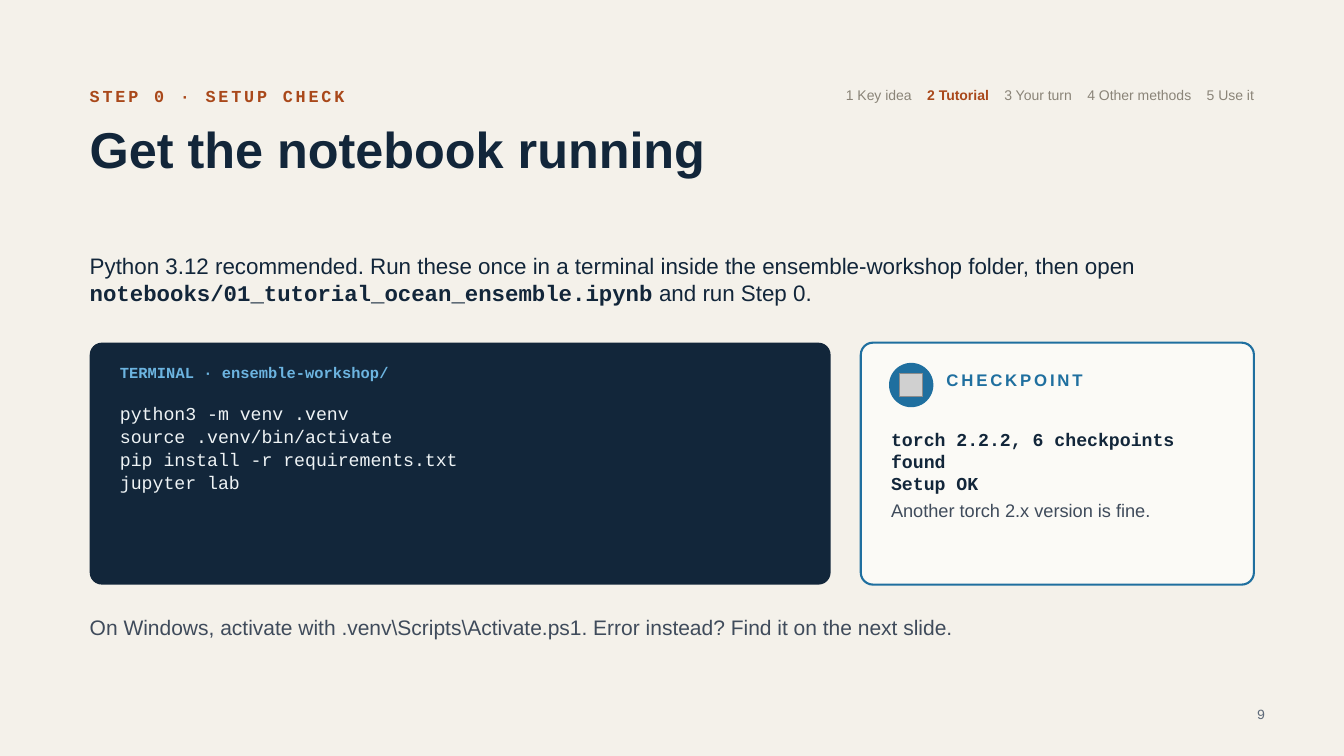
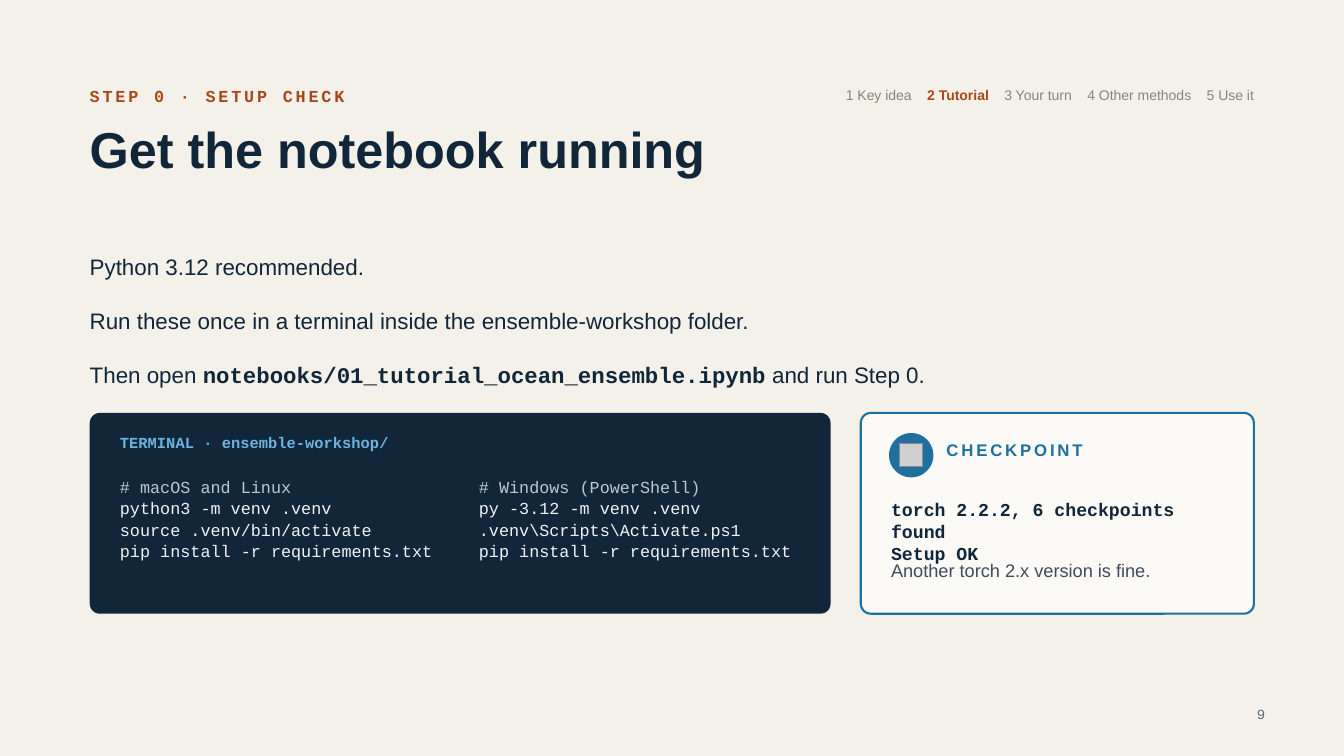
Before and after one commit to damianlapenavidal/ensemble-workshop, a slide deck: slide 9 of slides/ensemble-workshop.pptx. Drawn at 1344x756 pixels with LibreOffice and Linux fonts; fonts in the diff are those of the drawing; grey boxes stand for pictures. Boxes give left, top, right and bottom in pixels: in the first picture for what was removed or moved away, otherwise in the second. Text is boxed around its words. In the diff, an @@ line names an element or a change of style, - is before the commit and + after.

```diff
--- a/slides/ensemble-workshop.pptx
+++ b/slides/ensemble-workshop.pptx
@@ text at [90,258,925,388]: text changed @@
-Python 3.12 recommended. Run these once in a terminal inside the ensemble-workshop folder, then open notebooks/01_tutorial_ocean_ensemble.ipynb and run Step 0.
+Python 3.12 recommended.
+Run these once in a terminal inside the ensemble-workshop folder.
+Then open notebooks/01_tutorial_ocean_ensemble.ipynb and run Step 0.
@@ rounded rectangle: place and size @@
-rounded rectangle at [90,343,831,585]
+rounded rectangle at [90,413,831,614]
@@ rounded rectangle: place and size @@
-rounded rectangle at [861,343,1254,585]
+rounded rectangle at [861,413,1254,614]
@@ 3 texts, 1 picture, 1 ellipse: place and size @@
-3 texts, 1 picture, 1 ellipse at [120,363,1174,494]
+3 texts, 1 picture, 1 ellipse at [120,434,1174,566]
@@ text at [120,476,240,493]: paragraph removed @@
-jupyter lab
@@ text "# macOS and Linux": place and size @@
-text "# macOS and Linux" at [120,407,457,493]
+text "# macOS and Linux" at [120,481,432,561]
@@ text at [120,502,432,561]: size 13 to 12 pt in "python3 -m venv .venv", "source .venv/bin/activate", "pip install -r requirements.txt" @@
@@ text at [140,481,291,493]: paragraph added @@
+# macOS and Linux
@@ text added at [479,481,791,561], 12 pt, text #EEF3F5 @@
+# Windows (PowerShell)
+py -3.12 -m venv .venv
+.venv\Scripts\Activate.ps1
+pip install -r requirements.txt
@@ text "Another torch 2.x version is ...": place and size @@
-text "Another torch 2.x version is ..." at [891,504,1150,517]
+text "Another torch 2.x version is ..." at [891,563,1150,577]
@@ text removed at [90,620,952,640] @@
-On Windows, activate with .venv\Scripts\Activate.ps1. Error instead? Find it on the next slide.
```
Also in this commit, not shown: 16 other slides changed, 1 slide removed, 3 other files.
